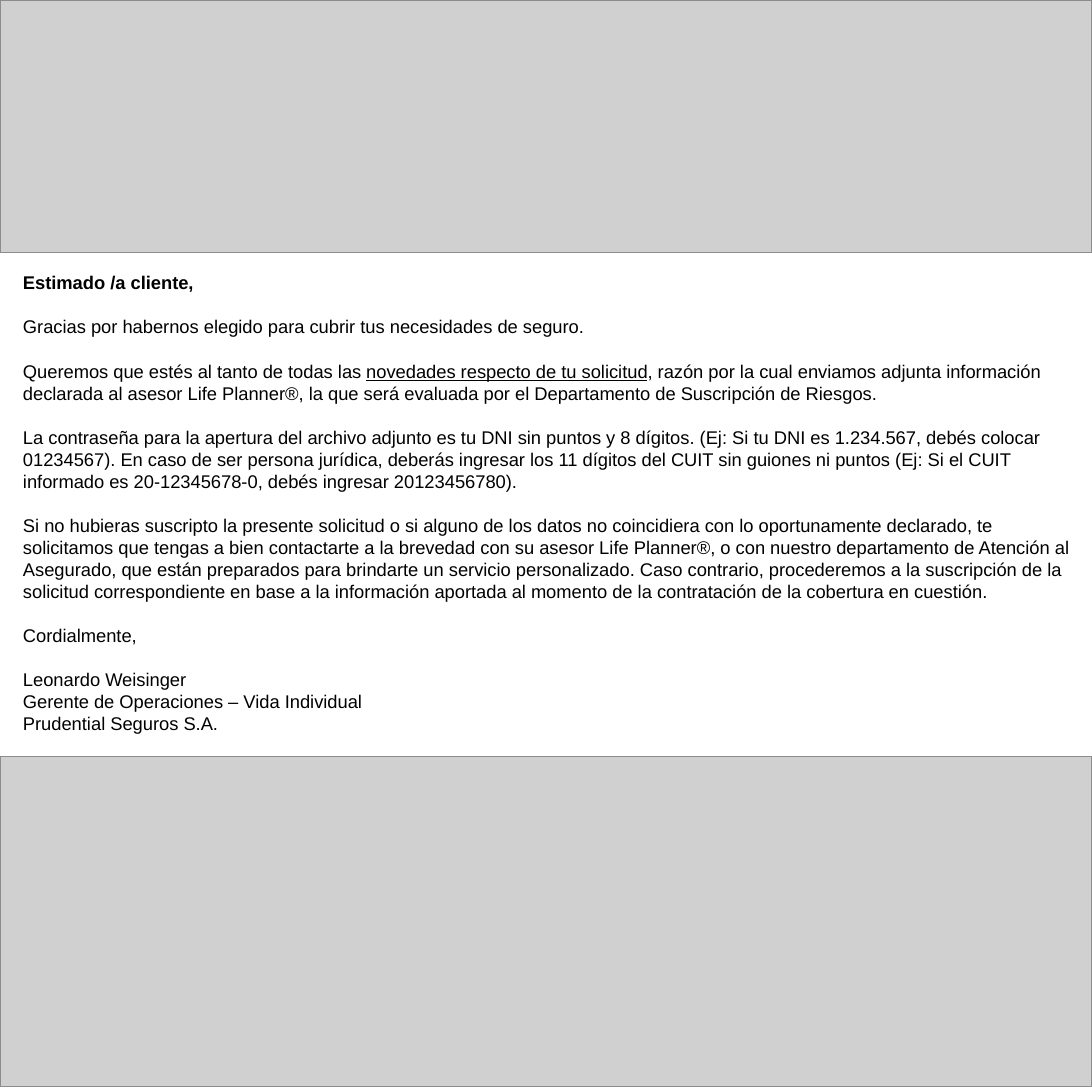
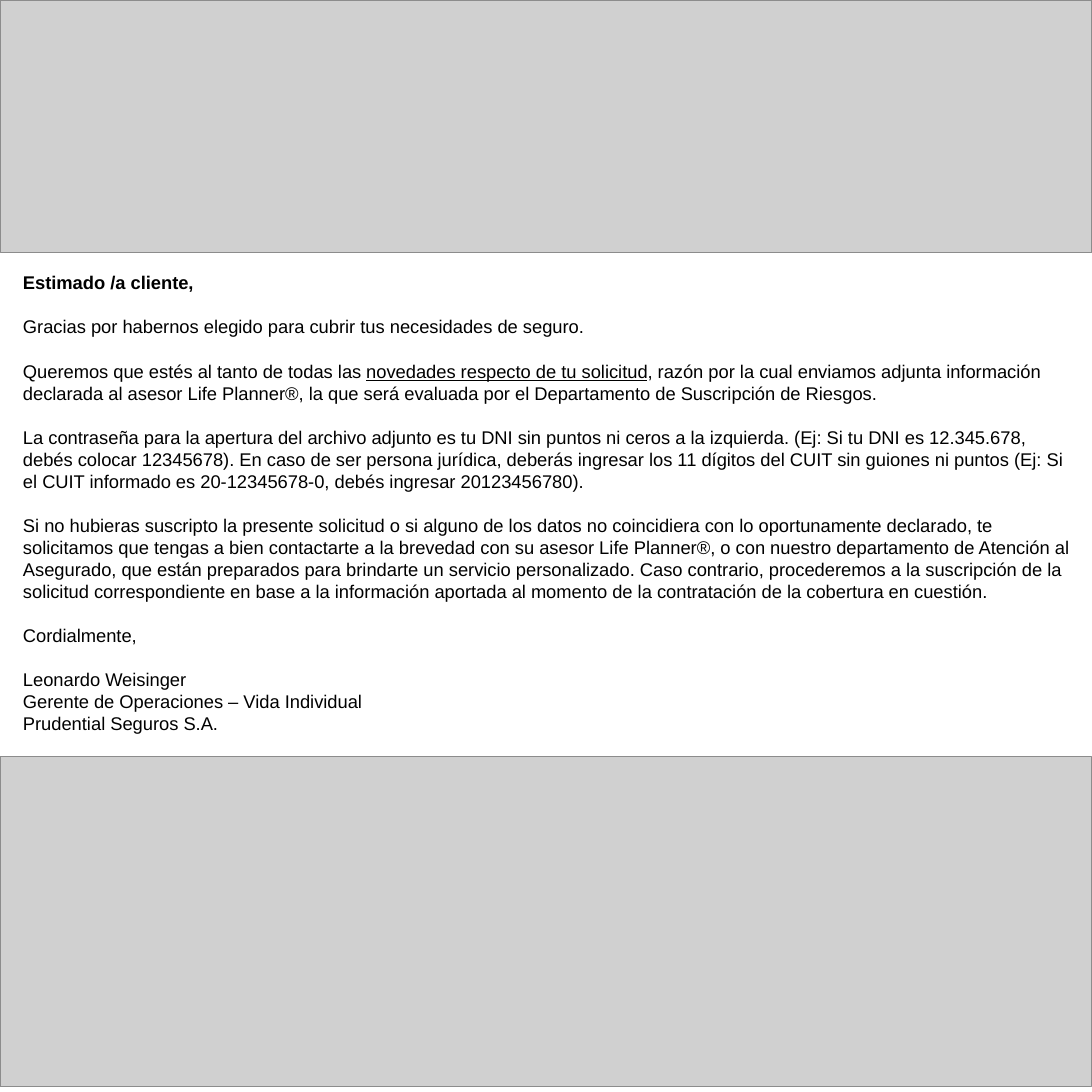
Before and after one commit to diegomiguel84/PrudentialMailSender, a slide deck: slide 1 of Modelo de comunicación.pptx. Drawn at 1092x1092 pixels with LibreOffice and Linux fonts; fonts in the diff are those of the drawing; grey boxes stand for pictures. Boxes give left, top, right and bottom in pixels: in the first picture for what was removed or moved away, otherwise in the second. Text is boxed around its words. In the diff, an @@ line names an element or a change of style, - is before the commit and + after.

Commit message:
Nuevo ppt

```diff
--- a/Modelo de comunicación.pptx
+++ b/Modelo de comunicación.pptx
@@ text at box(23, 430, 1063, 492): text changed @@
-La contraseña para la apertura del archivo adjunto es tu DNI sin puntos y 8 dígitos. (Ej: Si tu DNI es 1.234.567, debés colocar 01234567). En caso de ser persona jurídica, deberás ingresar los 11 dígitos del CUIT sin guiones ni puntos (Ej: Si el CUIT informado es 20-12345678-0, debés ingresar 20123456780).
+La contraseña para la apertura del archivo adjunto es tu DNI sin puntos ni ceros a la izquierda. (Ej: Si tu DNI es 12.345.678, debés colocar 12345678). En caso de ser persona jurídica, deberás ingresar los 11 dígitos del CUIT sin guiones ni puntos (Ej: Si el CUIT informado es 20-12345678-0, debés ingresar 20123456780).
```
